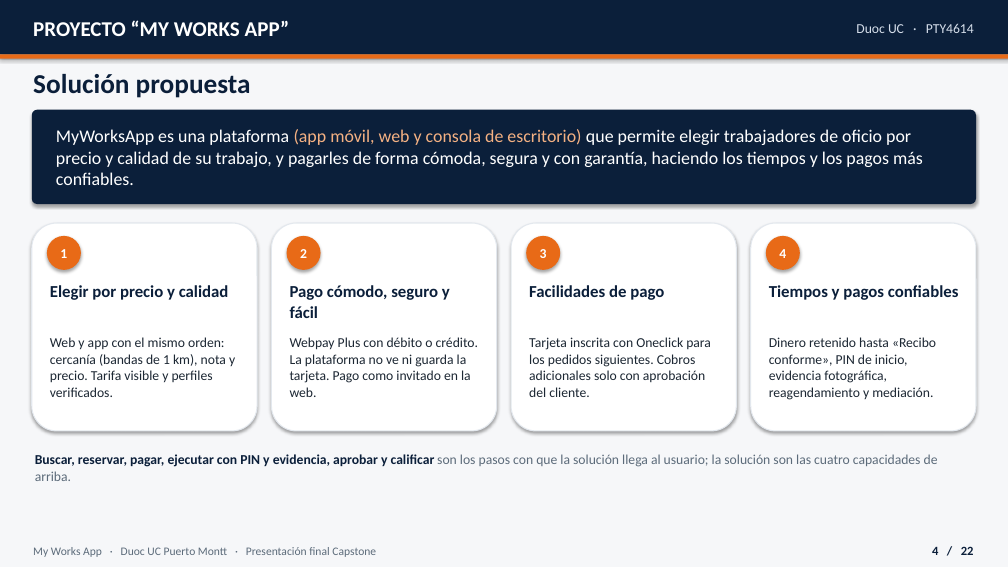
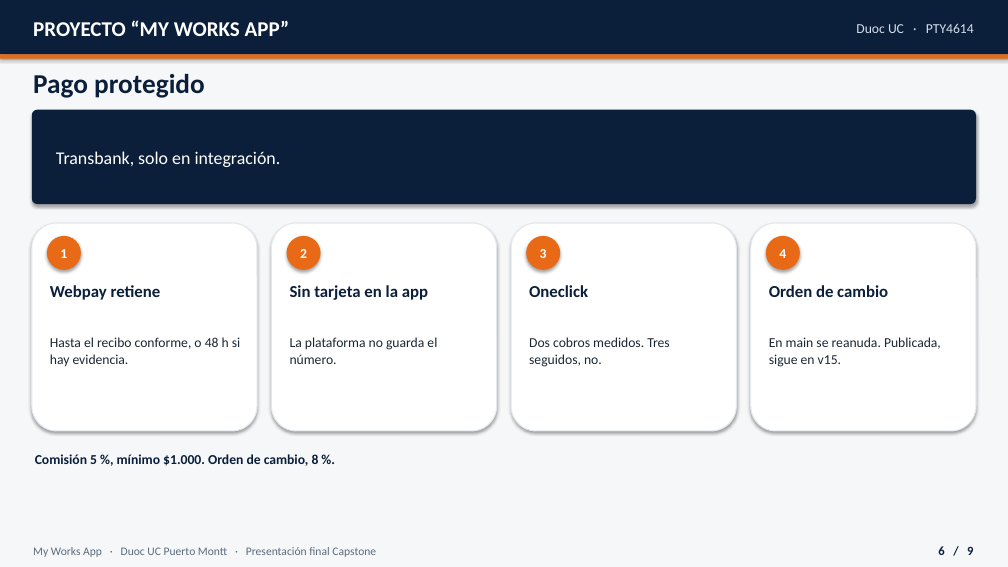
Before and after one commit to MathiasAlejandr0/MyWorksAppProyect, a slide deck: slide 6 of Fase 2/Presentacion_final_MyWorksApp.pptx (slide 4 before the commit). Drawn at 1008x567 pixels with LibreOffice and Linux fonts; fonts in the diff are those of the drawing. Boxes give left, top, right and bottom in pixels: in the first picture for what was removed or moved away, otherwise in the second. Text is boxed around its words. In the diff, an @@ line names an element or a change of style, - is before the commit and + after.

```diff
--- a/Fase 2/Presentacion_final_MyWorksApp.pptx
+++ b/Fase 2/Presentacion_final_MyWorksApp.pptx
@@ text at [33, 74, 204, 98]: text changed @@
-Solución propuesta
+Pago protegido
@@ text at [56, 151, 281, 167]: text changed @@
-MyWorksApp es una plataforma (app móvil, web y consola de escritorio) que permite elegir trabajadores de oficio por precio y calidad de su trabajo, y pagarles de forma cómoda, segura y con garantía, haciendo los tiempos y los pagos más confiables.
+Transbank, solo en integración.
@@ text at [50, 285, 161, 300]: text changed @@
-Elegir por precio y calidad
+Webpay retiene
@@ text at [290, 285, 428, 300]: text changed @@
-Pago cómodo, seguro y fácil
+Sin tarjeta en la app
@@ text at [529, 285, 588, 297]: text changed @@
-Facilidades de pago
+Oneclick
@@ text at [769, 285, 888, 297]: text changed @@
-Tiempos y pagos confiables
+Orden de cambio
@@ text at [50, 337, 240, 366]: text changed @@
-Web y app con el mismo orden: cercanía (bandas de 1 km), nota y precio. Tarifa visible y perfiles verificados.
+Hasta el recibo conforme, o 48 h si hay evidencia.
@@ text at [290, 337, 437, 364]: text changed @@
-Webpay Plus con débito o crédito. La plataforma no ve ni guarda la tarjeta. Pago como invitado en la web.
+La plataforma no guarda el número.
@@ text at [529, 337, 669, 367]: text changed @@
-Tarjeta inscrita con Oneclick para los pedidos siguientes. Cobros adicionales solo con aprobación del cliente.
+Dos cobros medidos. Tres seguidos, no.
@@ text at [769, 337, 941, 367]: text changed @@
-Dinero retenido hasta «Recibo conforme», PIN de inicio, evidencia fotográfica, reagendamiento y mediación.
+En main se reanuda. Publicada, sigue en v15.
@@ text at [35, 454, 319, 466]: text changed; text colour #5C6B7A to #0B1F3A; bold on @@
-Buscar, reservar, pagar, ejecutar con PIN y evidencia, aprobar y calificar son los pasos con que la solución llega al usuario; la solución son las cuatro capacidades de arriba.
+Comisión 5 %, mínimo $1.000. Orden de cambio, 8 %.
@@ text at [938, 546, 973, 555]: text changed @@
-4 / 22
+6 / 9
```
Also in this commit, not shown: 20 other slides changed, 5 other files.
